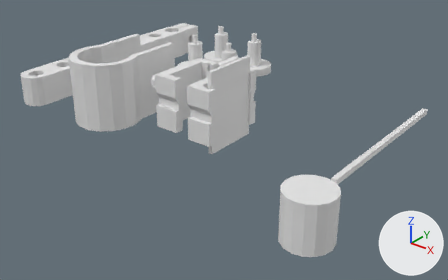
An edit to the Blender file electronics-mounts/electronics-mounts.blend, drawn before and after from the same camera.
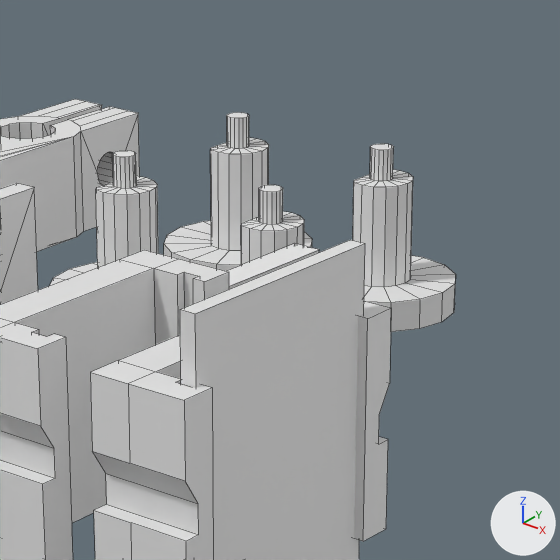
Old and new are each drawn whole from a 50 mm camera at (169.4, -190.9, 94.5) aimed at (33.3, -20.8, -11.0) and again close up on the part from 37% to 66% of the width and 0% to 46% of the height. Lighting does not change. The marker at lower right points along +X, +Y and +Z. The close-ups show mesh edges as thin lines.

Names of what the first close-up shows: 'buck-clip', 'hose-mount', 'pot-armeture', 'standoff', 'usb-board', 'usb-clip', 'wire-route'.
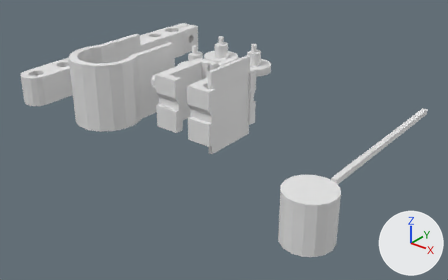
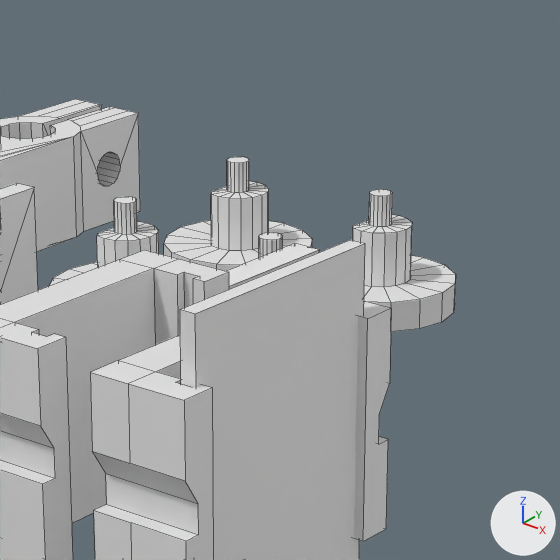
Changed parts and their boxes [x1, y1, x2, y2] in the close-ups (560 x 560 px; the box of a moved part takes in the faces that stretch with it):
'standoff', reshaped (20% shorter)
    before: [50, 112, 456, 332]
    after: [50, 157, 456, 332]
part 1 of me_cylinder_002, moved or reshaped
    before: [241, 185, 304, 265]
    after: [259, 232, 283, 258]
part 2 of me_cylinder_002, moved or reshaped
    before: [353, 144, 413, 287]
    after: [353, 189, 412, 287]
part 3 of me_cylinder_002, moved or reshaped
    before: [96, 151, 158, 267]
    after: [97, 197, 158, 267]
part 4 of me_cylinder_002, moved or reshaped
    before: [210, 112, 269, 251]
    after: [211, 157, 269, 251]

The change, as a diff of the scene's bpy script:
```diff
--- a/electronics-mounts/electronics-mounts.blend.py
+++ b/electronics-mounts/electronics-mounts.blend.py
@@ me_cylinder_002 @@
 me_cylinder_002.from_pydata(...)  # 384 vertices, 328 faces; spans x -26.9..8.1, y -8.1..26.3, z 0.0..17.0
 # used by ob_standoff; location = (12.85, 7.92, 0.0)
+# me_cylinder_002 part 1: all 48 vertices in x -1.7..3.3, y -3.3..3.3, z 13.8..17.0 are moved by (0.0, 0.0, -4.8)
+# me_cylinder_002 part 2: all 48 vertices in x -1.7..3.3, y 15.0..21.6, z 13.8..17.0 are moved by (0.0, 0.0, -4.8)
+# me_cylinder_002 part 3: all 48 vertices in x -20.6..-15.6, y -3.3..3.3, z 13.8..17.0 are moved by (0.0, 0.0, -4.8)
+# me_cylinder_002 part 4: all 48 vertices in x -20.6..-15.6, y 15.0..21.6, z 13.8..17.0 are moved by (0.0, 0.0, -4.8)
```
